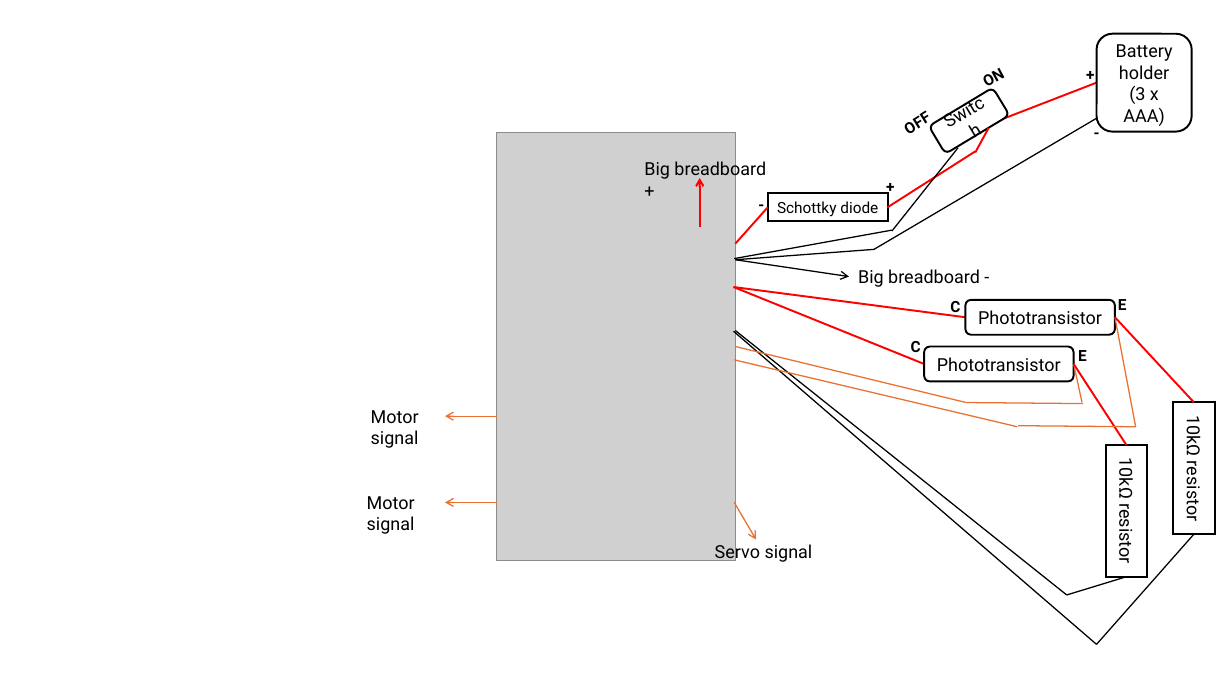
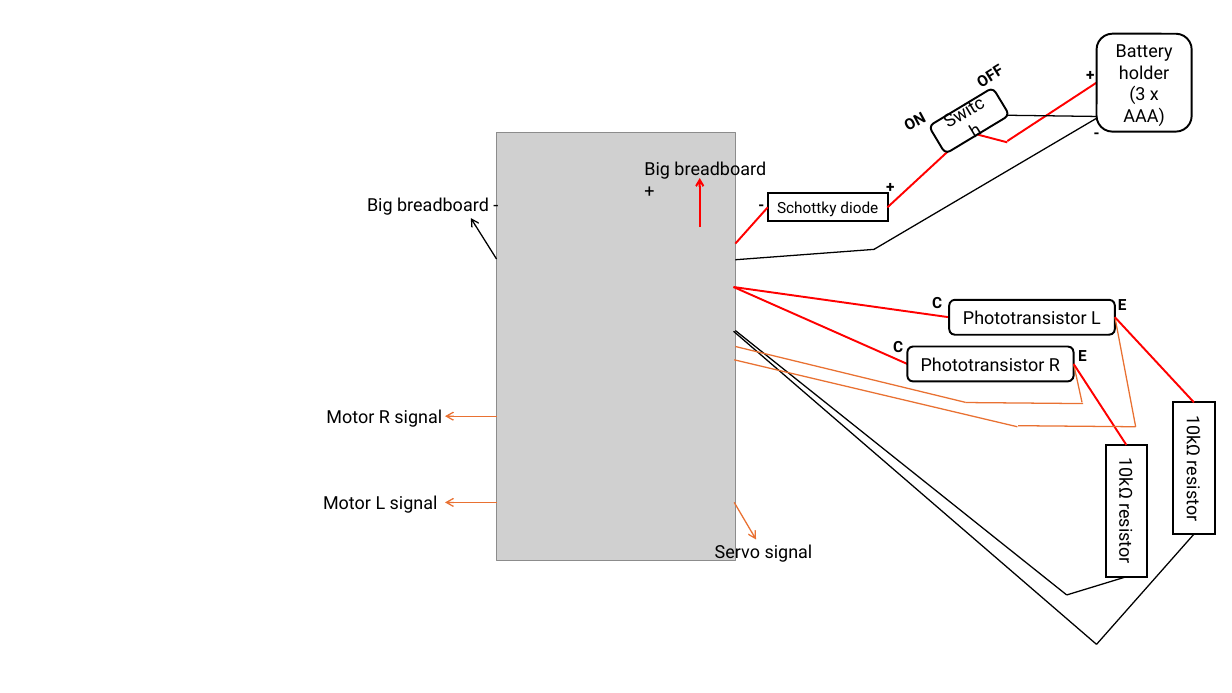
Before and after one commit to e-l-i-s-a-1/Principles-of-Digital-Fabrication-Group-23, a slide deck: slide 1 of pico/dev/schematic.pptx. Drawn at 1232x693 pixels with LibreOffice and Linux fonts; fonts in the diff are those of the drawing; grey boxes stand for pictures. Boxes give left, top, right and bottom in pixels: in the first picture for what was removed or moved away, otherwise in the second. Text is boxed around its words. In the diff, an @@ line names an element or a change of style, - is before the commit and + after.

```diff
--- a/pico/dev/schematic.pptx
+++ b/pico/dev/schematic.pptx
@@ text "OFF": place and size @@
-text "OFF" at <box>889,98,945,147</box>
+text "OFF" at <box>962,51,1018,100</box>
@@ line moved from (999, 120) - (1097, 82) to (1007, 141) - (1097, 82) @@
@@ text "ON" rewrapped from <box>987,69,1006,92</box> to <box>908,113,927,130</box> @@
@@ line moved from (735, 259) - (892, 230) to (1006, 116) - (1097, 116) @@
@@ line removed from (892, 231) to (958, 148) @@
@@ line moved from (976, 152) - (989, 128) to (1007, 142) - (978, 135) @@
@@ line moved from (887, 207) - (976, 152) to (887, 207) - (949, 151) @@
@@ text "Big breadboard -": place and size @@
-text "Big breadboard -" at <box>858,269,980,287</box>
+text "Big breadboard -" at <box>367,197,489,215</box>
@@ arrow moved from (736, 260) - (849, 276) to (496, 259) - (471, 218) @@
@@ line moved from (734, 287) - (924, 364) to (734, 287) - (908, 364) @@
@@ line moved from (734, 287) - (966, 317) to (734, 287) - (949, 317) @@
@@ text "C" rewrapped from <box>950,301,960,316</box> to <box>932,297,942,308</box> @@
@@ rounded rectangle "Phototransistor L": place and size @@
-rounded rectangle "Phototransistor L" at <box>966,299,1116,335</box>
+rounded rectangle "Phototransistor L" at <box>949,299,1115,335</box>
@@ text in rounded rectangle at <box>963,310,1101,324</box>: text changed @@
-Phototransistor
+Phototransistor L
@@ text "C": place and size @@
-text "C" at <box>911,341,921,352</box>
+text "C" at <box>893,341,903,352</box>
@@ rounded rectangle "Phototransistor R": place and size @@
-rounded rectangle "Phototransistor R" at <box>924,347,1074,382</box>
+rounded rectangle "Phototransistor R" at <box>908,347,1074,382</box>
@@ text in rounded rectangle at <box>921,357,1060,371</box>: text changed @@
-Phototransistor
+Phototransistor R
@@ text at <box>326,409,442,427</box>: text changed @@
-Motor signal
+Motor R signal
@@ text at <box>323,495,438,513</box>: text changed @@
-Motor signal
+Motor L signal
```
Also in this commit, not shown: 3 slides added, 13 other files.
